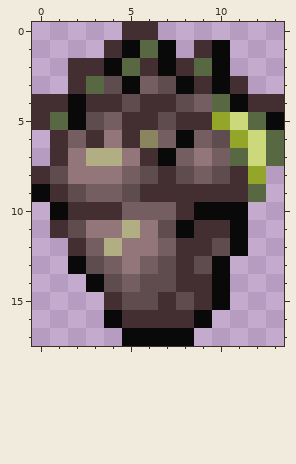
One commit to this pixel-art sprite: Content/Items/Mayday/HeartOfDecay.png. That is the earlier state.
The file is 28x36 pixels, drawn in blocks of 2x2; one block is one cell here.
After:
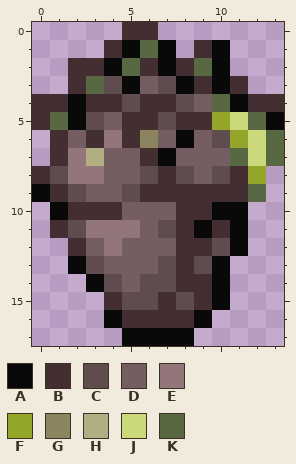
Palette (. is transparent): A #090909  B #432f31  C #5e4c4e  D #745e61  E #927679  F #93a62a  G #8b855f  H #b1ae83  J #cbd97b  K #586842
What changed:
@@ x 0..13 @@
  6 .BDBEBGDADCFJK
- 7 .BEHHEBADEDKJK
- 8 BCEEEDCBCDCBF.
+ 7 .BEHDDBADDDKJK
+ 8 BCEEDDCBCDCBF.
  9 ABCDDCBBBBBBK.
-10 .ABBBDDDBAAA..
-11 .BCEEHECABBA..
-12 ..BDHEEDBBCA..
-13 ..ACDEDCBCA...
+10 .ABBBDDDBBAA..
+11 .BCEEEDCBABA..
+12 ..BDEDDDBBCA..
+13 ..ACDDDCBCA...
 14 ...ACDCCBBA...
Changed places in both pictures, as pixel boxes (x1, y1, x2, y2):
changed: (104, 148, 212, 274)
